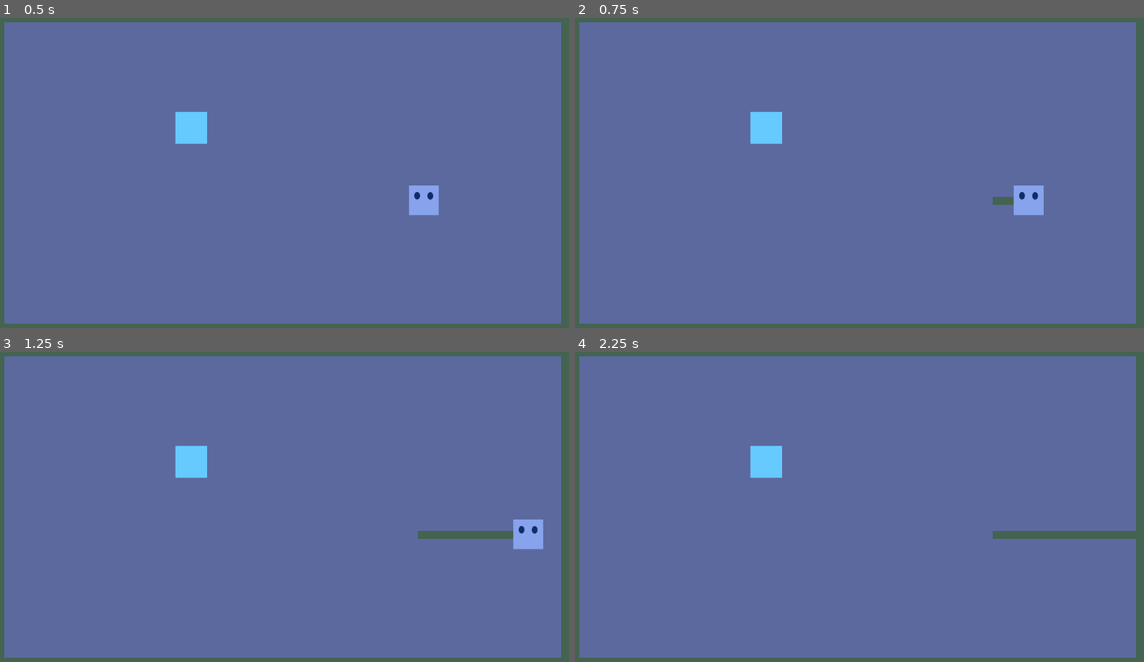
Above: before the commit, frames 1-4 (two rows, left to right).
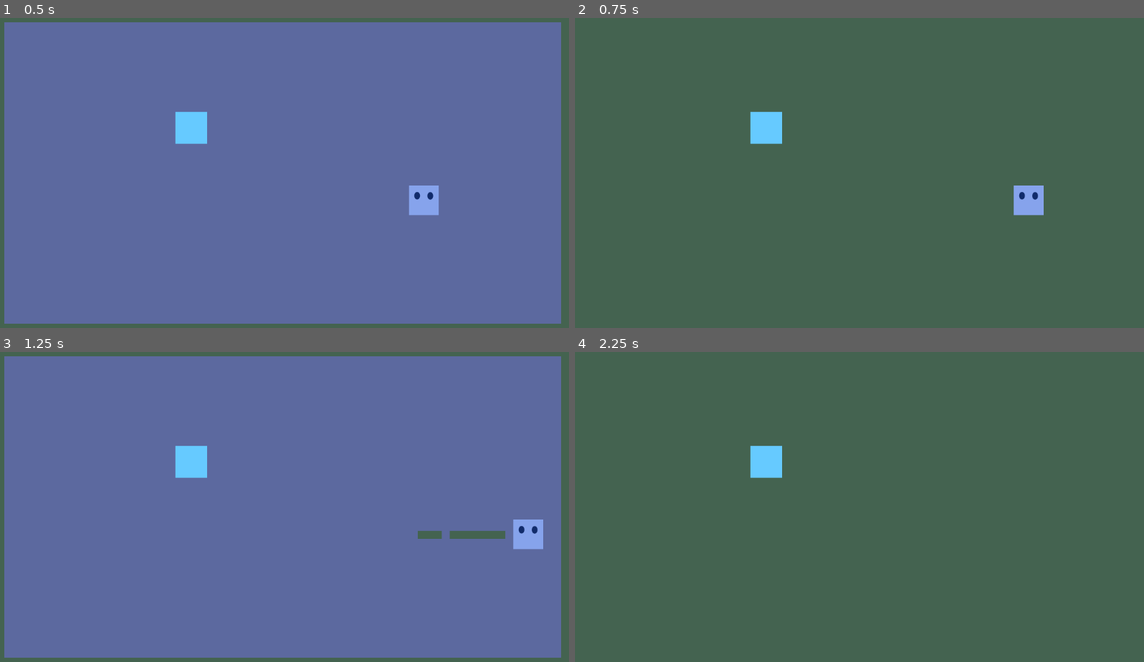
Above: after the commit, the same moments.

Repository: Ahmed-Dardouri/tile_eater
Game: Godot game, scene res://scenes/game.tscn
The game is run twice, just before and just after one commit, with the same random seed, the same clock (stepped at 60 frames per second) and the same inputs.
Inputs (mouse positions are in pixels of both pictures, inside the frame that each line leads up to):
- Up to frame 1 (0.5 s): no input
- Up to frame 2 (0.75 s): tap Enter (ui_accept) at 0.5 s; move the mouse to (984, 157) at 0.52 s; hold Right (ui_right) from 0.53 s (still down); hold S (switch, bound only after the commit) from 0.53 s (still down); click (984, 157) at 0.67 s
- Up to frame 3 (1.25 s): keep holding Right (ui_right); keep holding S (switch, bound only after the commit); tap Enter (ui_accept) at 0.77, 0.8, 1.07 s
- Up to frame 4 (2.25 s): move the mouse to (745, 522) at 1.27 s; release S (switch, bound only after the commit) at 1.28 s; tap Enter (ui_accept) at 1.35, 1.52, 1.82, 2 s; click (745, 522) at 1.42 s; tap S (switch, bound only after the commit) at 1.55 s; move the mouse to (916, 435) at 2.02 s; release Right (ui_right) at 2.03 s; hold Left (ui_left) from 2.03 s (still down); hold S (switch, bound only after the commit) from 2.03 s (still down); click (916, 435) at 2.17 s

Frame 1 is identical in both runs. In frame 2, 94% of the frame differs, in the area x 0-99%, y 1-99%; in frame 3, less than 0.1%; in frame 4, 94%.

Commit message:
flood fill with recursion and increated max call stack to 2047

Diff:
--- a/project.godot
+++ b/project.godot
@@ -14,3 +14,16 @@
 run/main_scene="uid://bdpbcybai2jah"
 config/features=PackedStringArray("4.4", "Forward Plus")
 config/icon="res://icon.svg"
+
+[debug]
+
+settings/profiler/max_functions=17369
+settings/gdscript/max_call_stack=2047
+
+[input]
+
+switch={
+"deadzone": 0.2,
+"events": [Object(InputEventKey,"resource_local_to_scene":false,"resource_name":"","device":-1,"window_id":0,"alt_pressed":false,"shift_pressed":false,"ctrl_pressed":false,"meta_pressed":false,"pressed":false,"keycode":0,"physical_keycode":83,"key_label":0,"unicode":115,"location":0,"echo":false,"script":null)
+]
+}
--- a/scripts/player_cursor.gd
+++ b/scripts/player_cursor.gd
@@ -10,18 +10,19 @@
 var bottom_right_corner := Vector2(0,0)
 var edge_half_size = Vector2(10,10)
 
+func _input(event: InputEvent) -> void:
+	if event is InputEventMouseButton:
+		if event.pressed:
+			var mouse_pos_global = get_global_mouse_position()
+			var tile_coords = tilemapper.GetTileFromGlobalPos(mouse_pos_global)
+			tilemapper.CutRegion(tile_coords.x,tile_coords.y)
+	if Input.is_action_pressed("switch"):
+		tilemapper.switchLayer()
+
+
 func _physics_process(delta: float) -> void:
 
 	setTiles()
-
-	# print("top left : " + str(top_left_corner))
-	# print("bottom right : " + str(bottom_right_corner))
-	# print("position : " + str(position))
-	# print("-------------------------")
-
-	# Handle jump.
-	if Input.is_action_just_pressed("ui_accept") and is_on_floor():
-		velocity.y = JUMP_VELOCITY
 
 	# Get the input direction and handle the movement/deceleration.
 	# As good practice, you should replace UI actions with custom gameplay actions.
--- a/scripts/tile_map_layer.gd
+++ b/scripts/tile_map_layer.gd
@@ -2,6 +2,7 @@
 
 const CLAIMED_ATLAS_COORDS = Vector2i(2,2)
 const UNCLAIMED_ATLAS_COORDS = Vector2i(4,3)
+
 
 const Y_EDGE = 19
 const X_EDGE = 35
@@ -38,7 +39,8 @@
 	pass
 
 func tileClaimed(x,y) -> bool:
-	return tilemap.get_cell_atlas_coords() == CLAIMED_ATLAS_COORDS
+	var coord: Vector2i = Vector2i(x,y)
+	return tilemap.get_cell_atlas_coords(coord) == CLAIMED_ATLAS_COORDS
 
 func FillAllAsClaimed():
 	for x in range(top_left_corner.x, bot_right_corner.x):
--- a/scripts/tile_mapper.gd
+++ b/scripts/tile_mapper.gd
@@ -4,9 +4,12 @@
 
 @onready var active_layer := layerA
 
+var iterations = 0
+
 # Called when the node enters the scene tree for the first time.
 func _ready() -> void:
 	layerB.visible = false
+	fillHiddenLayerAsSafe()
 	pass # Replace with function body.
 
 
@@ -38,17 +41,27 @@
 	hiddenLayer.FillAllAsClaimed()
 
 func floodFill(x,y):
+	iterations += 1
 	var activeLayer := getActiveLayer()
 	var hiddenLayer := getHiddenLayer()
-	if activeLayer.boundCheck(x,y) && !activeLayer.tileClaimed(x,y):
-		hiddenLayer.claim_tile(x,y)
+	if activeLayer.boundCheck(x,y) && !activeLayer.tileClaimed(x,y) && hiddenLayer.tileClaimed(x,y):
+		hiddenLayer.unclaim_tile(x,y)
 		floodFill(x+1,y)
 		floodFill(x-1,y)
 		floodFill(x,y+1)
 		floodFill(x,y-1)
 
+func CutRegion(x,y):
+	floodFill(x,y)
+	switchLayer()
+	fillHiddenLayerAsSafe()
+
 func ClaimTile(x,y):
 	active_layer.claim_tile(x,y)
 
+func TileClaimed(x,y) -> bool:
+	var hiddenLayer := getHiddenLayer()
+	return hiddenLayer.tileClaimed(x,y)
+
 func GetTileFromGlobalPos(pos: Vector2) -> Vector2:
 	return active_layer.local_to_map(active_layer.to_local(pos))
